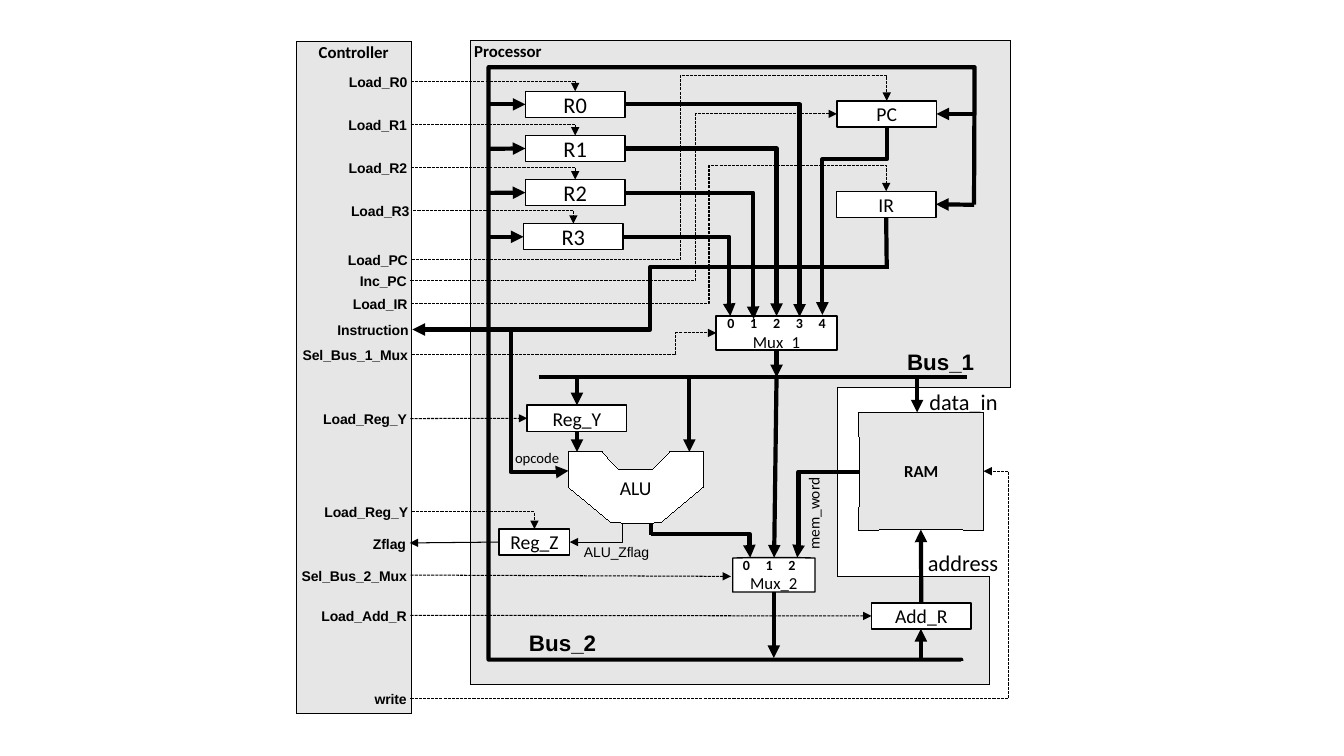
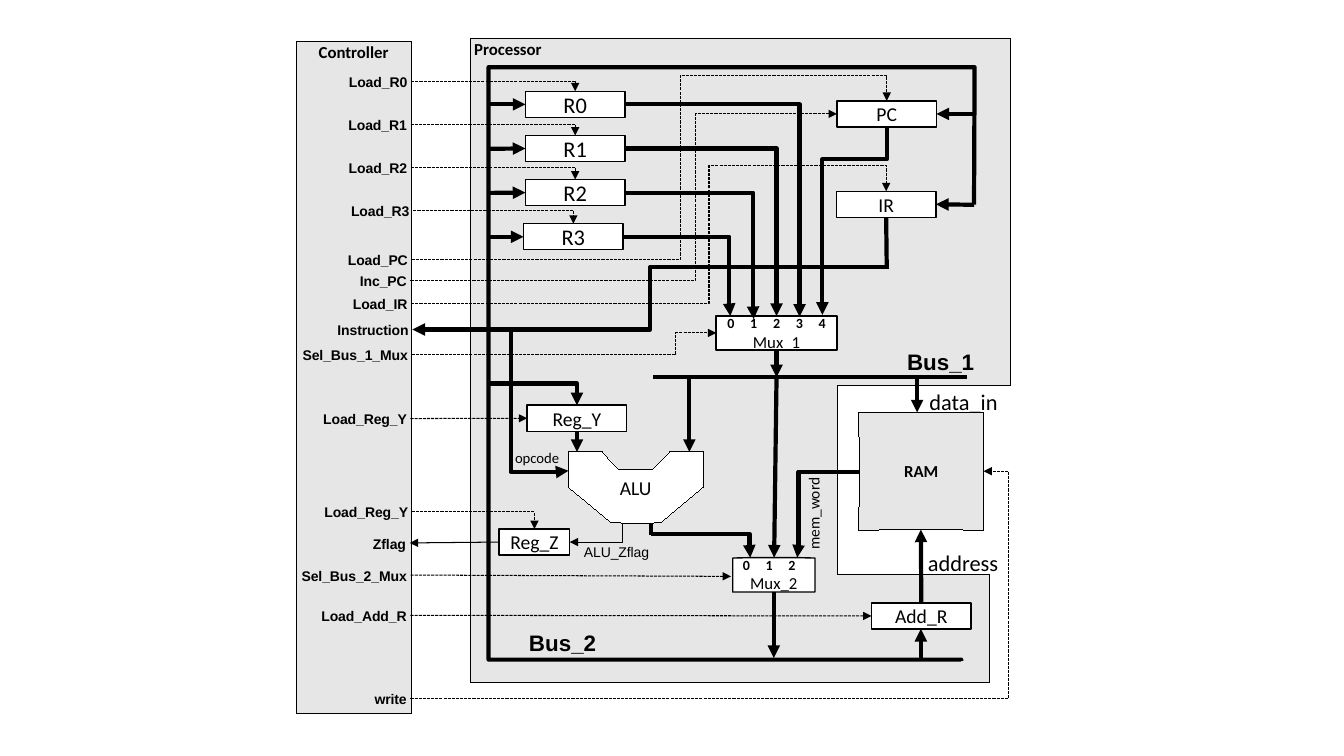
Before and after one commit to NguQuang/RISC_SPM, a slide deck: slide 1 of report/RISC-SPM.pptx. Drawn at 1344x756 pixels with LibreOffice and Linux fonts; fonts in the diff are those of the drawing. Boxes give left, top, right and bottom in pixels: in the first picture for what was removed or moved away, otherwise in the second. Text is boxed around its words. In the diff, an @@ line names an element or a change of style, - is before the commit and + after.

```diff
--- a/report/RISC-SPM.pptx
+++ b/report/RISC-SPM.pptx
@@ freeform shape "Processor" at box(471, 38, 1011, 683): outline redrawn @@
@@ arrow moved from (577, 376) - (577, 405) to (489, 383) - (577, 405) @@
@@ arrow (489, 383) - (577, 405): arrow to elbow arrow @@
@@ line moved from (538, 377) - (967, 377) to (653, 377) - (967, 377) @@
```
Also in this commit, not shown: 3 other files.
